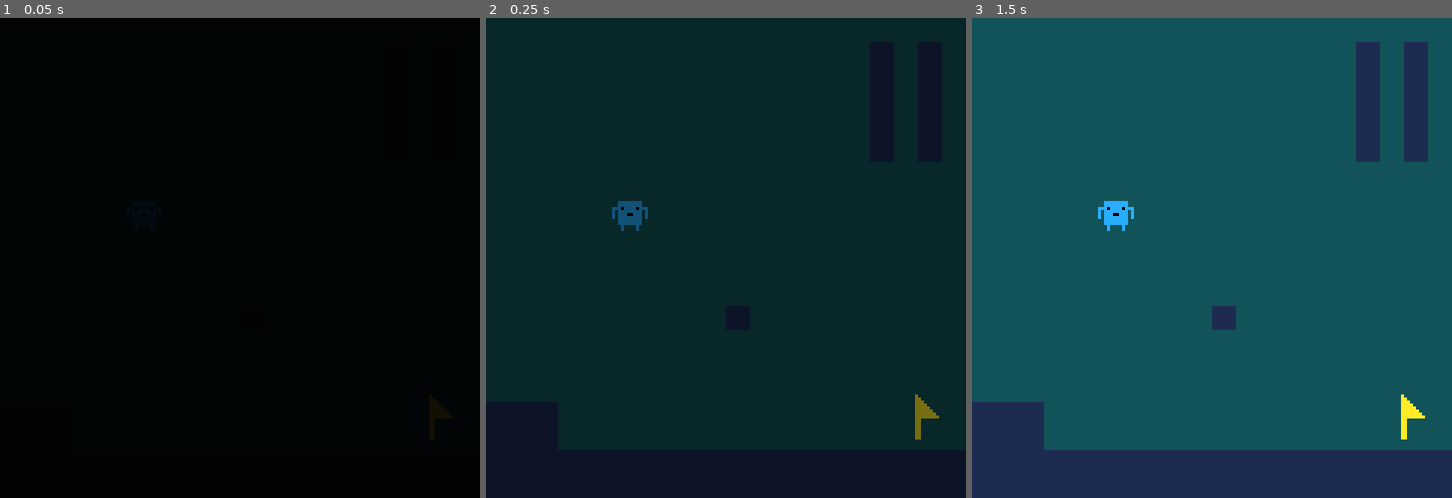
Above: before the commit, frames 1-3 (left to right).
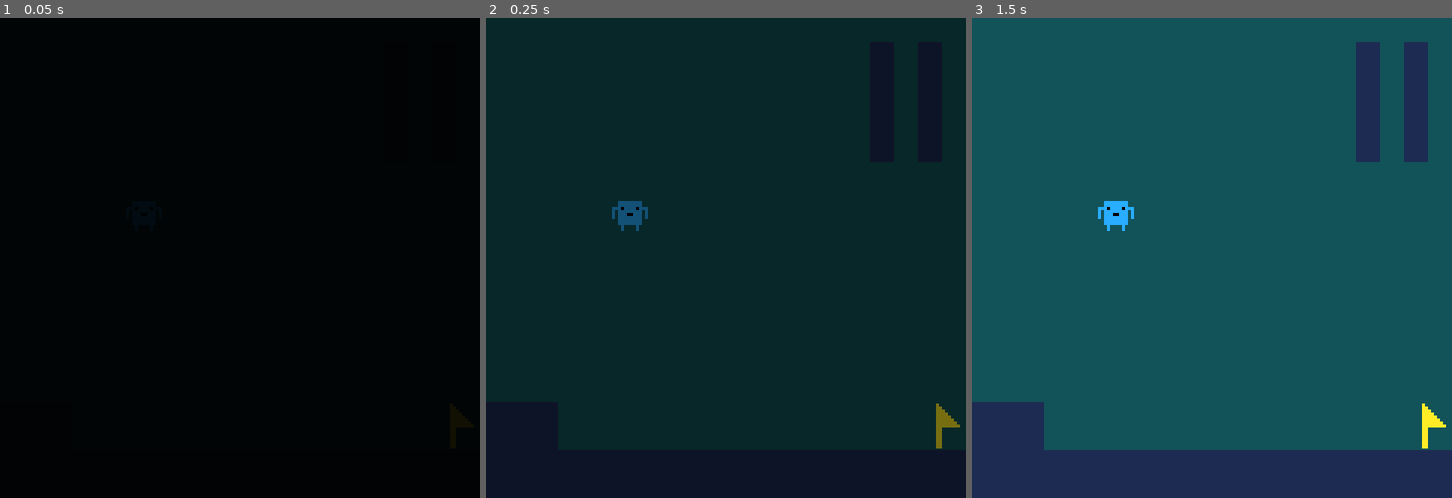
Above: after the commit, the same moments.

Repository: BurrrntToast/ludum-dare-55
Game: Godot game, scene res://scenes/dev stuff/dev_level2.tscn
The game is run twice, just before and just after one commit, with the same random seed, the same clock (stepped at 60 frames per second) and the same inputs. This scene is started directly instead of the project's main scene.
Inputs:
- Up to frame 1 (0.05 s): no input
- Up to frame 2 (0.25 s): no input
- Up to frame 3 (1.5 s): hold D (right) from 0.53 s (still down); tap E (summon) at 0.6, 1.35 s; tap Space (jump) at 0.77 s; tap Enter at 1.25 s

The runs differ from the first frame. In frame 2, 0.4% of the frame differs, in the area x 89-99%, y 78-90%; in frame 3, 0.6%, in the area x 50-99%, y 60-90%.
Error in both runs: Invalid operands 'float' and 'Vector2' in operator '+'. (res://entities/guys/guy.gd:33)

Commit message:
added level template
#2

Diff:
--- a/godot-project/scenes/dev stuff/dev_level2.tscn
+++ b/godot-project/scenes/dev stuff/dev_level2.tscn
@@ -1,8 +1,9 @@
-[gd_scene load_steps=7 format=3 uid="uid://dej75ch3f7l1t"]
+[gd_scene load_steps=8 format=3 uid="uid://dej75ch3f7l1t"]
 
 [ext_resource type="Script" path="res://scenes/dev stuff/dev_level.gd" id="1_45owy"]
 [ext_resource type="PackedScene" uid="uid://bv4b4w17u8whi" path="res://scenes/background/background.tscn" id="2_b0olt"]
 [ext_resource type="Texture2D" uid="uid://lnasehkylpjn" path="res://resources/textures/8x8.png" id="3_j4uen"]
+[ext_resource type="PackedScene" uid="uid://me711l4t2x77" path="res://scenes/level UI/level_ui.tscn" id="3_nmi4a"]
 [ext_resource type="PackedScene" uid="uid://cyd5t8xs3rsh6" path="res://entities/level flag/flag.tscn" id="4_lq653"]
 
 [sub_resource type="TileSetAtlasSource" id="TileSetAtlasSource_n408k"]
@@ -23,6 +24,9 @@
 
 [node name="Background" parent="." instance=ExtResource("2_b0olt")]
 
+[node name="LevelUI" parent="." instance=ExtResource("3_nmi4a")]
+position = Vector2(-5, 134)
+
 [node name="PlayerHolder" type="Node2D" parent="."]
 
 [node name="GuySpawnPos" type="Marker2D" parent="PlayerHolder"]
@@ -36,8 +40,8 @@
 modulate = Color(0.113725, 0.168627, 0.32549, 1)
 tile_set = SubResource("TileSet_auysc")
 format = 2
-layer_0/tile_data = PackedInt32Array(1245203, 0, 0, 1179667, …(627 unchanged characters)… 78, 0, 0, 1048576, 0, 0, 1114114, 0, 0, 786442, 0, 0, 327696, 0, 0, 262160, 0, 0, 196624, 0, 0 …(97 unchanged characters)…
+layer_0/tile_data = PackedInt32Array(1245203, 0, 0, 1179667, …(627 unchanged characters)… 78, 0, 0, 1048576, 0, 0, 1114114, 0, 0, 327696, 0, 0, 262160, 0, 0, 196624, 0, 0 …(97 unchanged characters)…
 
 [node name="Flag" parent="." instance=ExtResource("4_lq653")]
-position = Vector2(147, 133)
+position = Vector2(154, 136)
 target_scene = "res://scenes/dev stuff/dev_level.tscn"
--- /dev/null
+++ b/godot-project/scenes/level UI/level_ui.tscn
@@ -0,0 +1,3 @@
+[gd_scene format=3 uid="uid://me711l4t2x77"]
+
+[node name="LevelUI" type="Node2D"]
--- /dev/null
+++ b/godot-project/scenes/levels/level_template.tscn
@@ -0,0 +1,51 @@
+[gd_scene load_steps=9 format=3 uid="uid://chfo32u8hkbq2"]
+
+[ext_resource type="Script" path="res://scenes/dev stuff/dev_level.gd" id="1_twm6n"]
+[ext_resource type="PackedScene" uid="uid://bv4b4w17u8whi" path="res://scenes/background/background.tscn" id="2_lx1s6"]
+[ext_resource type="PackedScene" uid="uid://me711l4t2x77" path="res://scenes/level UI/level_ui.tscn" id="3_25uqw"]
+[ext_resource type="Texture2D" uid="uid://cx8sxnorr4vd8" path="res://resources/textures/spawn_arrow.png" id="4_qfdrs"]
+[ext_resource type="Texture2D" uid="uid://lnasehkylpjn" path="res://resources/textures/8x8.png" id="5_73bls"]
+[ext_resource type="PackedScene" uid="uid://cyd5t8xs3rsh6" path="res://entities/level flag/flag.tscn" id="6_ed3cx"]
+
+[sub_resource type="TileSetAtlasSource" id="TileSetAtlasSource_n408k"]
+texture = ExtResource("5_73bls")
+texture_region_size = Vector2i(8, 8)
+0:0/0 = 0
+0:0/0/physics_layer_0/linear_velocity = Vector2(0, 0)
+0:0/0/physics_layer_0/angular_velocity = 0.0
+0:0/0/physics_layer_0/polygon_0/points = PackedVector2Array(-4, -4, 4, -4, 4, 4, -4, 4)
+
+[sub_resource type="TileSet" id="TileSet_auysc"]
+tile_size = Vector2i(8, 8)
+physics_layer_0/collision_layer = 1
+sources/0 = SubResource("TileSetAtlasSource_n408k")
+
+[node name="LevelTemplate" type="Node2D"]
+script = ExtResource("1_twm6n")
+
+[node name="Background" parent="." instance=ExtResource("2_lx1s6")]
+
+[node name="LevelUI" parent="." instance=ExtResource("3_25uqw")]
+
+[node name="PlayerHolder" type="Node2D" parent="."]
+
+[node name="GuySpawnPos" type="Marker2D" parent="PlayerHolder"]
+position = Vector2(48, 63)
+
+[node name="SpawnArrow" type="Sprite2D" parent="PlayerHolder/GuySpawnPos"]
+position = Vector2(0, -4)
+texture = ExtResource("4_qfdrs")
+
+[node name="ShellHolder" type="Node2D" parent="."]
+
+[node name="SpikeHolder" type="Node2D" parent="."]
+
+[node name="TileMap" type="TileMap" parent="."]
+modulate = Color(0.113725, 0.168627, 0.32549, 1)
+tile_set = SubResource("TileSet_auysc")
+format = 2
+layer_0/tile_data = PackedInt32Array(1245203, 0, 0, 1179667, 0, 0, 1179666, 0, 0, 1179665, 0, 0, 1179664, 0, 0, 1179663, 0, 0, 1179662, 0, 0, 1179661, 0, 0, 1179660, 0, 0, 1179659, 0, 0, 1179658, 0, 0, 1179657, 0, 0, 1179656, 0, 0, 1179655, 0, 0, 1179654, 0, 0, 1179653, 0, 0, 1179652, 0, 0, 1179651, 0, 0, 1179650, 0, 0, 1245186, 0, 0, 1245185, 0, 0, 1245184, 0, 0, 1179649, 0, 0, 1179648, 0, 0, 1245190, 0, 0, 1245191, 0, 0, 1245192, 0, 0, 1245193, 0, 0, 1245194, 0, 0, 1245195, 0, 0, 1245196, 0, 0, 1245197, 0, 0, 1245198, 0, 0, 1245199, 0, 0, 1245200, 0, 0, 1245201, 0, 0, 1245202, 0, 0, 1245189, 0, 0, 1245188, 0, 0, 1245187, 0, 0, 1114112, 0, 0, 1114113, 0, 0, 1048577, 0, 0, 1048578, 0, 0, 1048576, 0, 0, 1114114, 0, 0, 786442, 0, 0, 327696, 0, 0, 262160, 0, 0, 196624, 0, 0, 131088, 0, 0, 65552, 0, 0, 65554, 0, 0, 131090, 0, 0, 196626, 0, 0, 262162, 0, 0, 327698, 0, 0)
+
+[node name="Flag" parent="." instance=ExtResource("6_ed3cx")]
+position = Vector2(147, 133)
+target_scene = "res://scenes/dev stuff/dev_level.tscn"
